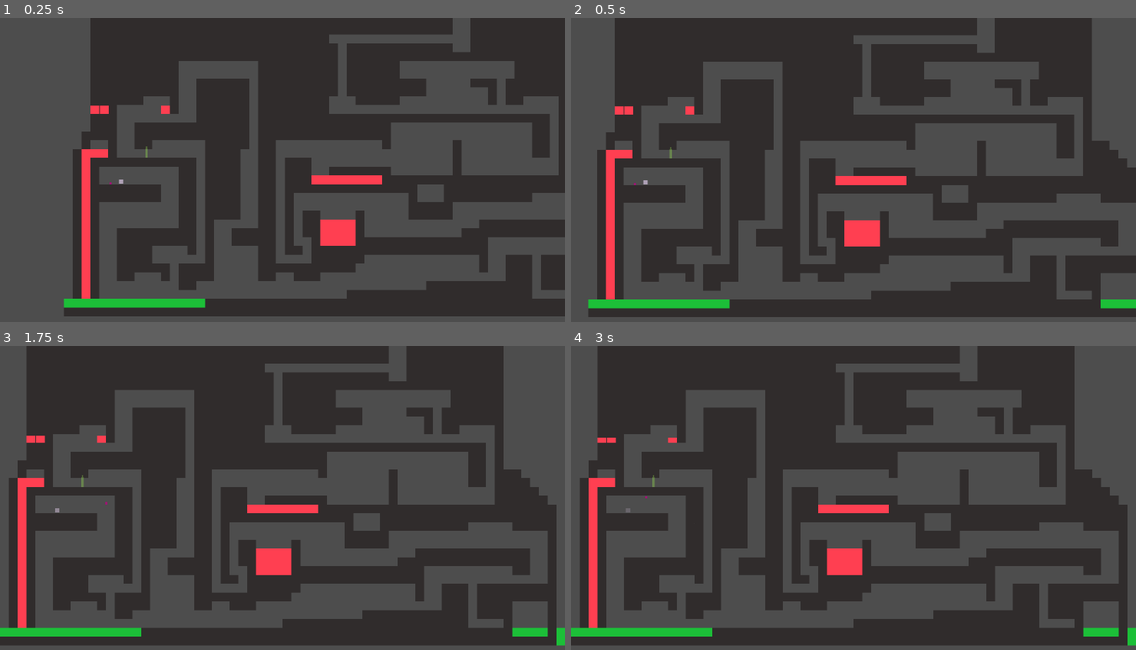
Above: before the commit, frames 1-4 (two rows, left to right).
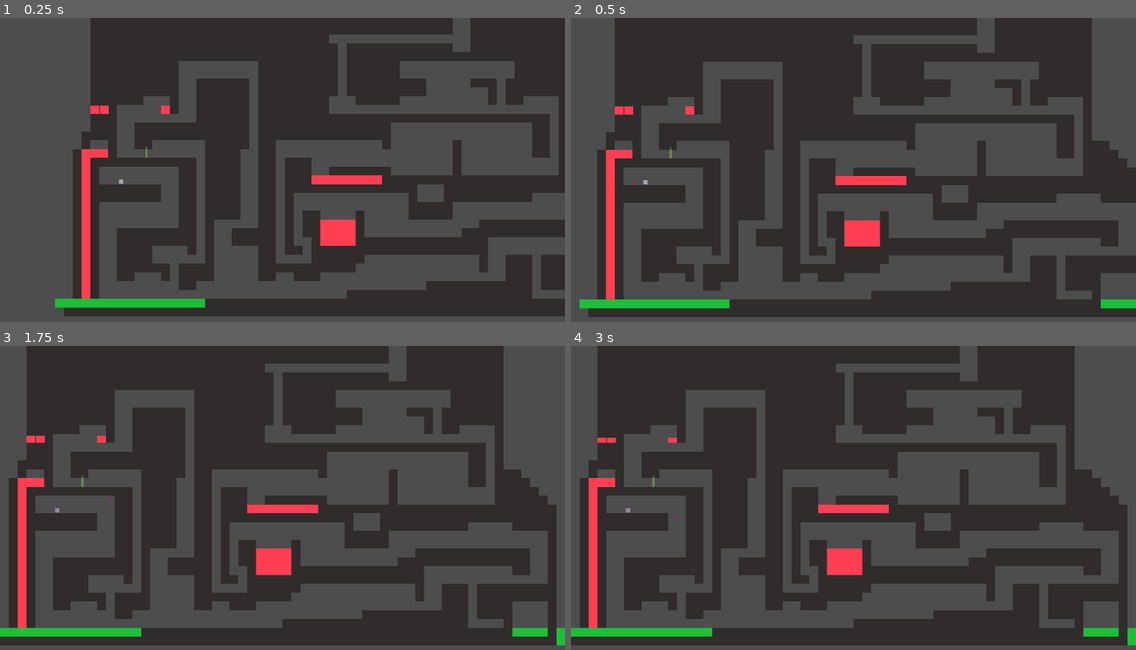
Above: after the commit, the same moments.

Repository: Orb4t3l/big-tower-tiny-square-project
Game: Godot game, scene res://scenes/main.tscn
Same seed, same stepped clock (60 frames per second), same inputs: the game is played once before the commit and once after it.
Inputs:
- Up to frame 1 (0.25 s): no input
- Up to frame 2 (0.5 s): no input
- Up to frame 3 (1.75 s): hold D (Right) from 0.53 s (still down); tap Space (Jump) at 0.6, 0.77, 1.07, 1.35, 1.52 s
- Up to frame 4 (3 s): tap Space (Jump) at 1.82, 2.1, 2.75, 2.85 s; tap Enter at 2 s; release D (Right) at 2.03 s; hold A (Left) 2.03-2.78 s; hold D (Right) from 2.78 s (still down)

The runs differ from the first frame. In frame 1, less than 0.1% of the frame differs, in the area x 9-12%, y 92-96%; in frame 2, less than 0.1%; in frame 3, less than 0.1%; in frame 4, less than 0.1%.

Commit message:
Fixing player script
fixing player script

Diff:
--- a/scenes/main.tscn
+++ b/scenes/main.tscn
@@ -12,6 +12,7 @@
 texture = ExtResource("1_tefeu")
 texture_region_size = Vector2i(30, 30)
 0:0/0 = 0
+0:0/0/physics_layer_0/polygon_0/points = PackedVector2Array(-15, -15, 15, -15, 15, 15, -15, 15)
 
 [sub_resource type="TileSetAtlasSource" id="TileSetAtlasSource_85g3d"]
 texture = ExtResource("2_o6xl0")
@@ -47,7 +48,7 @@
 [node name="Main" type="Node2D"]
 
 [node name="Ground" type="TileMapLayer" parent="."]
-tile_map_data = PackedByteArray("AAABAA8AAwAAAAAAAAABABAAAwA …(19759 unchanged characters)… AAAAAAAAAcAAgAAwAAAAAAAAAcAAkAAwAAAAAAAAA=")
+tile_map_data = PackedByteArray("AAABAA8AAwAAAAAAAAABABAAAwA …(19759 unchanged characters)… AAAAAAAAAcAAgAAwAAAAAAAAAcAAkAAwAAAAAAAAD//yAAAAAAAAAAAAA=")
 tile_set = SubResource("TileSet_eo5hy")
 
 [node name="Checkpoints" type="TileMapLayer" parent="."]
@@ -63,8 +64,3 @@
 
 [node name="Dissapear block" parent="." instance=ExtResource("7_o6xl0")]
 position = Vector2(194, 560)
-
-[connection signal="body_entered" from="Checkpoints/Checkpoint" to="Checkpoints/Checkpoint" method="_on_body_entered"]
-[connection signal="body_entered" from="Lava/Lava" to="Lava/Lava" method="_on_body_entered"]
-[connection signal="body_entered" from="Lava/@Area2D@21955" to="Lava/@Area2D@21955" method="_on_body_entered"]
-[connection signal="body_entered" from="Lava/@Area2D@21956" to="Lava/@Area2D@21956" method="_on_body_entered"]
--- a/scripts/player.gd
+++ b/scripts/player.gd
@@ -2,15 +2,22 @@
 
 # ==== Constants ====
 const GRAVITY := 1200.0
-const SPEED := 250.0
-const JUMP_VELOCITY := 400.0
-const WALL_JUMP_PUSH_FORCE := 300.0
+const SPEED := 325.0
+const JUMP_VELOCITY := 335.0
+const WALL_JUMP_PUSH_FORCE := 150.0
 const WALL_SLIDE_SPEED := 80.0
+
+const ACCELERATION := 800.0
+const DEACCELERATION := 1000.0
+const GROUND_FRICTION := 2300.0
+const AIR_FRICTION := 3000.0
 
 const JUMP_BUFFER_TIME := 0.15
 const COYOTE_TIME := 0.1
 const WALL_JUMP_LOCK_DURATION := 0.15
 const WALL_JUMP_COOLDOWN := 0.2
+
+const JUMP_CUT_MULTIPLIER := 0.5
 
 # ==== Nodes ====
 @onready var sprite: Sprite2D = $Sprite2D
@@ -37,7 +44,7 @@
 func _physics_process(delta):
 	var input_direction = Input.get_action_strength("Right") - Input.get_action_strength("Left")
 
-	# === Update timers ===
+	# === Timers ===
 	if not is_on_floor():
 		coyote_time = max(coyote_time - delta, 0.0)
 	else:
@@ -47,30 +54,52 @@
 	wall_jump_lock_timer = max(wall_jump_lock_timer - delta, 0.0)
 	wall_jump_cooldown_timer = max(wall_jump_cooldown_timer - delta, 0.0)
 
-	# === Apply gravity ===
+	# === Gravity ===
 	if not is_on_floor():
 		velocity.y += GRAVITY * delta
 
-	# === Movement ===
+	# === Horizontal Movement ===
 	if wall_jump_lock_timer <= 0.0:
-		velocity.x = input_direction * SPEED
+		var target_speed = input_direction * SPEED
+		var friction = 0.0
+		var accel = 0.0
 
-	# === Flip sprite ===
+		if is_on_floor():
+			friction = GROUND_FRICTION
+			accel = ACCELERATION
+		else:
+			friction = AIR_FRICTION
+			accel = ACCELERATION * 0.5
+
+		if input_direction == 0:
+			# Apply friction toward 0
+			if velocity.x > 0:
+				velocity.x = max(velocity.x - friction * delta, 0)
+			elif velocity.x < 0:
+				velocity.x = min(velocity.x + friction * delta, 0)
+		else:
+			# Apply acceleration toward target speed
+			velocity.x = move_toward(velocity.x, target_speed, accel * delta)
+
+	# === Sprite Flip ===
 	if velocity.x != 0:
-		sprite.flip_h = velocity.x < 0
+		if velocity.x < 0:
+			sprite.flip_h = true
+		else:
+			sprite.flip_h = false
 
-	# === Jump input buffer ===
+	# === Input Buffer for Jump ===
 	if Input.is_action_just_pressed("Jump"):
 		jump_buffer_time = JUMP_BUFFER_TIME
 
-	# === Wall detection ===
+	# === Wall Check ===
 	var wall_dir = 0
 	if left_wall_check.is_colliding():
 		wall_dir = -1
 	elif right_wall_check.is_colliding():
 		wall_dir = 1
 
-	# === Wall sliding ===
+	# === Wall Sliding ===
 	wall_sliding = false
 	if wall_dir != 0 and not is_on_floor() and velocity.y > 0 and wall_jump_lock_timer <= 0.0:
 		var moving_into_wall = (wall_dir == -1 and Input.is_action_pressed("Left")) or (wall_dir == 1 and Input.is_action_pressed("Right"))
@@ -78,23 +107,33 @@
 			wall_sliding = true
 			velocity.y = min(velocity.y, WALL_SLIDE_SPEED)
 
-	# === Wall jump ===
+	# === Wall Jump ===
 	if wall_dir != 0 and jump_buffer_time > 0.0 and not is_on_floor() and wall_jump_cooldown_timer <= 0.0:
-		velocity.y = -JUMP_VELOCITY
-		velocity.x = wall_dir * -WALL_JUMP_PUSH_FORCE
-		wall_jump_lock_timer = WALL_JUMP_LOCK_DURATION
+		velocity.y = -JUMP_VELOCITY - 10
+
+		var holding_toward_wall = (wall_dir == -1 and Input.is_action_pressed("Left")) or (wall_dir == 1 and Input.is_action_pressed("Right"))
+
+		if holding_toward_wall:
+			velocity.x = wall_dir * -WALL_JUMP_PUSH_FORCE * 0.5
+			wall_jump_lock_timer = WALL_JUMP_LOCK_DURATION * 0.4
+		else:
+			velocity.x = wall_dir * -WALL_JUMP_PUSH_FORCE
+			wall_jump_lock_timer = WALL_JUMP_LOCK_DURATION
+
 		wall_jump_cooldown_timer = WALL_JUMP_COOLDOWN
 		jump_buffer_time = 0.0
 
+		# Particles + SFX
 		if wall_dir == -1:
 			wall_jump_particles.rotation_degrees = 180
 		else:
 			wall_jump_particles.rotation_degrees = 0
+
 		wall_jump_particles.restart()
 		wall_jump_particles.emitting = true
 		wall_jump_sfx.play()
 
-	# === Ground jump ===
+	# === Ground Jump ===
 	if is_on_floor() and jump_buffer_time > 0.0:
 		velocity.y = -JUMP_VELOCITY
 		jump_buffer_time = 0.0
@@ -103,17 +142,21 @@
 		jump_sfx.play()
 		_squash_stretch(0.8, 1.2)
 
-	# === Landed this frame ===
+	# === Variable Jump Cut ===
+	if Input.is_action_just_released("Jump") and velocity.y < 0:
+		velocity.y *= JUMP_CUT_MULTIPLIER
+
+	# === Landing Stretch ===
 	if not was_on_floor and is_on_floor():
 		_squash_stretch(1.3, 0.7)
 		land_sfx.play()
 
 	was_on_floor = is_on_floor()
 
-	# === Move and Slide ===
+	# === Move Player ===
 	move_and_slide()
 
-	# === Run Dust ===
+	# === Run Dust Particles ===
 	if is_on_floor() and abs(velocity.x) > 20:
 		if velocity.x > 0:
 			run_dust_right.emitting = true
